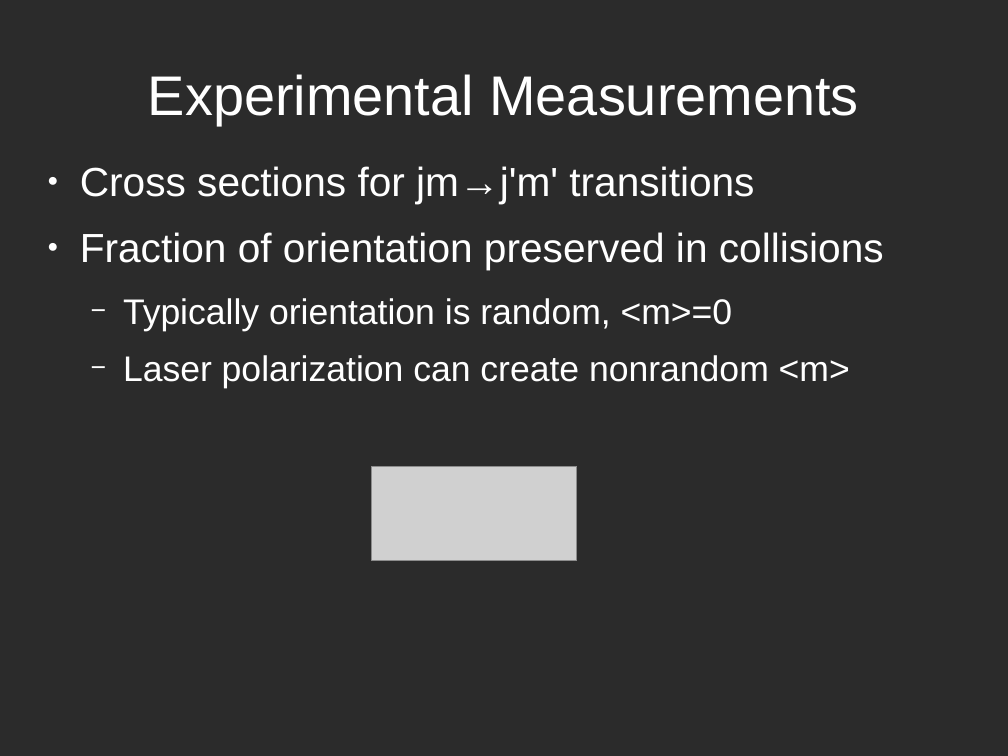
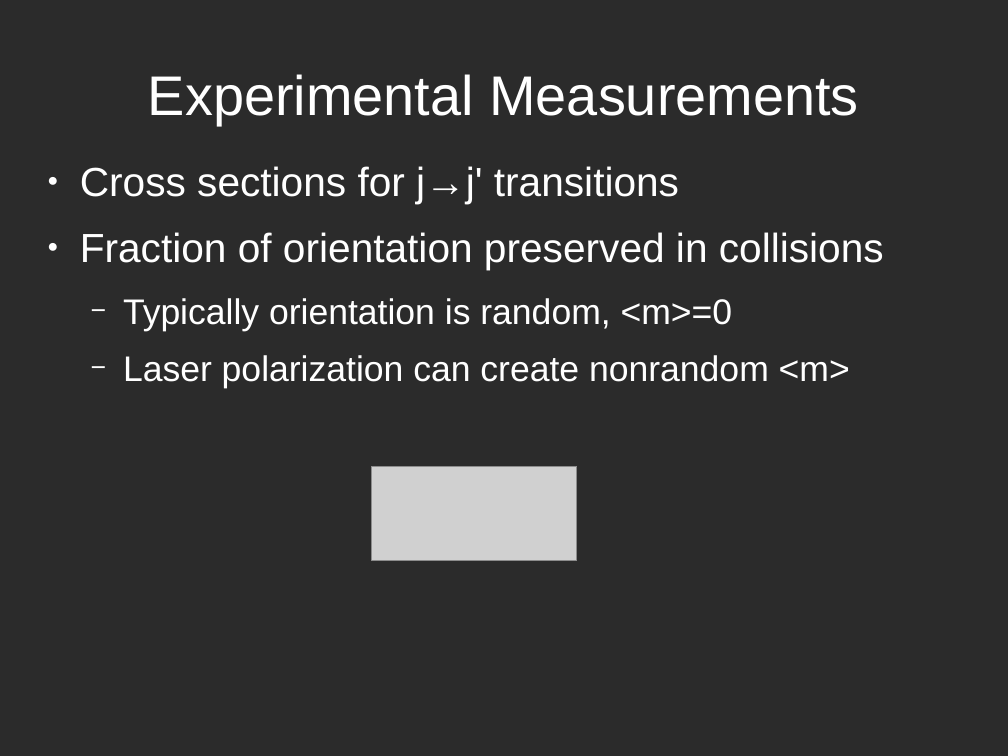
Before and after one commit to atowneND/HeNaK_Collisions, a slide deck: slide 4 of Presentation.odp. Drawn at 1008x756 pixels with LibreOffice and Linux fonts; fonts in the diff are those of the drawing; grey boxes stand for pictures; background and template pictures are left out; a plain dark background stands for a picture behind light text. Boxes give left, top, right and bottom in pixels: in the first picture for what was removed or moved away, otherwise in the second. Text is boxed around its words. In the diff, an @@ line names an element or a change of style, - is before the commit and + after.

```diff
--- a/Presentation.odp
+++ b/Presentation.odp
@@ text at <box>80,166,679,203</box>: text changed @@
-● Cross sections for jm→j'm' transitions
+● Cross sections for j→j' transitions
```
Also in this commit, not shown: 3 other slides changed, 4 slides added, 10 other files.
